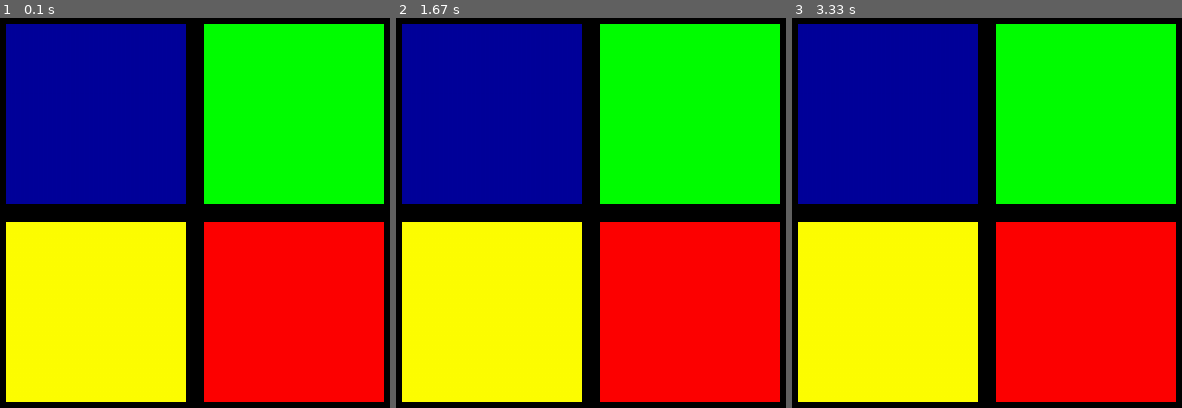
Above: before the commit, frames 1-3 (left to right).
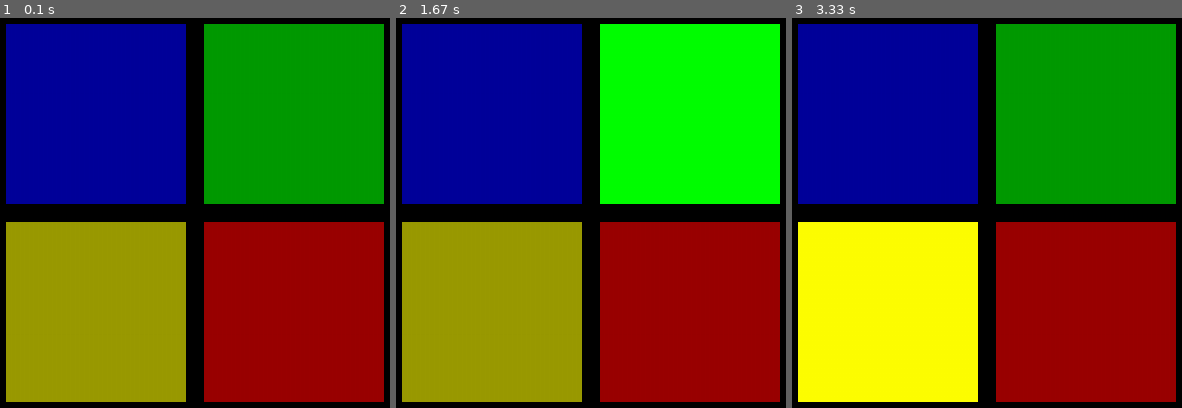
Above: after the commit, the same moments.

Repository: KKBrown23/Making-Games-with-Python-and-PyGame
Game: pygame game, started from chapter_5/app.py
Two runs of this game, one before a commit and one after it. Both use one fixed random seed, a clock stepped at 60 frames per second and the inputs below.
Inputs:
- Up to frame 1 (0.1 s): no input
- Up to frame 2 (1.67 s): no input
- Up to frame 3 (3.33 s): no input

The runs differ from the first frame. In frame 1, 64% of the frame differs, in the area x 1-99%, y 1-99%; in frame 2, 43%; in frame 3, 43%.

Commit message:
lightning done

Diff:
--- a/chapter_5/app.py
+++ b/chapter_5/app.py
@@ -34,17 +34,76 @@
 
 DISPLAYSURF = pygame.display.set_mode((WINDOWWIDTH, WINDOWHEIGHT))
 pygame.draw.rect(DISPLAYSURF, BLUE, ((XMARGIN, YMARGIN),(BUTTONSIZE,BUTTONSIZE)))
-pygame.draw.rect(DISPLAYSURF, BRIGHTGREEN,
+pygame.draw.rect(DISPLAYSURF, GREEN,
                   ((XMARGIN + BUTTONSIZE + BUTTONGAPSIZE,
                     YMARGIN),
                     (BUTTONSIZE,BUTTONSIZE)))
-pygame.draw.rect(DISPLAYSURF, BRIGHTYELLOW, ((XMARGIN, YMARGIN +
+pygame.draw.rect(DISPLAYSURF, YELLOW, ((XMARGIN, YMARGIN +
                                               BUTTONSIZE + BUTTONGAPSIZE),
                                               (BUTTONSIZE,BUTTONSIZE)))
-pygame.draw.rect(DISPLAYSURF, BRIGHTRED, ((XMARGIN + BUTTONSIZE + BUTTONGAPSIZE,
+pygame.draw.rect(DISPLAYSURF, RED, ((XMARGIN + BUTTONSIZE + BUTTONGAPSIZE,
                                            YMARGIN + BUTTONSIZE + BUTTONGAPSIZE),(BUTTONSIZE,BUTTONSIZE)))
 pygame.init()
 clock = pygame.time.Clock()
+pygame.display.update()
+
+# Input: the amount of random moves
+# Calculations: Make a loop that repeats as many times as the amount
+#                   for each repeat:
+#                       generate a random number then add to the array
+#                       range should be 1-4
+# Output: Array of random moves
+array_of_random_moves = []
+
+def random_moves(amount_of_random_moves):
+    for x in range(0, amount_of_random_moves):
+        random_number = random.randint(1,4)
+        array_of_random_moves.append(random_number)
+    return array_of_random_moves
+
+def lighting_squares(array_of_random_moves):
+    for x in range(0, len(array_of_random_moves)):
+        pygame.time.wait(1000)
+        random_move = array_of_random_moves[x]
+        if random_move == 1:
+            pygame.draw.rect(DISPLAYSURF, BRIGHTBLUE, ((XMARGIN, YMARGIN),(BUTTONSIZE,BUTTONSIZE)))
+            pygame.display.update()
+            pygame.time.wait(1000)
+            pygame.draw.rect(DISPLAYSURF, BLUE, ((XMARGIN, YMARGIN),(BUTTONSIZE,BUTTONSIZE)))
+            pygame.display.update()
+
+        if random_move == 2:
+            pygame.draw.rect(DISPLAYSURF, BRIGHTGREEN,
+                  ((XMARGIN + BUTTONSIZE + BUTTONGAPSIZE,
+                    YMARGIN),
+                    (BUTTONSIZE,BUTTONSIZE)))
+            pygame.display.update()
+            pygame.time.wait(1000)
+            pygame.draw.rect(DISPLAYSURF, GREEN,
+                  ((XMARGIN + BUTTONSIZE + BUTTONGAPSIZE,
+                    YMARGIN),
+                    (BUTTONSIZE,BUTTONSIZE)))
+            pygame.display.update()
+        if random_move == 3:
+            pygame.draw.rect(DISPLAYSURF, BRIGHTYELLOW, ((XMARGIN, YMARGIN +
+                                              BUTTONSIZE + BUTTONGAPSIZE),
+                                              (BUTTONSIZE,BUTTONSIZE)))
+            pygame.display.update()
+            pygame.time.wait(1000)
+            pygame.draw.rect(DISPLAYSURF, YELLOW, ((XMARGIN, YMARGIN +
+                                              BUTTONSIZE + BUTTONGAPSIZE),
+                                              (BUTTONSIZE,BUTTONSIZE)))
+
+            pygame.display.update()
+        if random_move == 4:
+            pygame.draw.rect(DISPLAYSURF, BRIGHTRED, ((XMARGIN + BUTTONSIZE + BUTTONGAPSIZE,
+                                           YMARGIN + BUTTONSIZE + BUTTONGAPSIZE),(BUTTONSIZE,BUTTONSIZE)))
+            pygame.display.update()
+            pygame.time.wait(1000)
+            pygame.draw.rect(DISPLAYSURF, RED, ((XMARGIN + BUTTONSIZE + BUTTONGAPSIZE,
+                                           YMARGIN + BUTTONSIZE + BUTTONGAPSIZE),(BUTTONSIZE,BUTTONSIZE)))
+            pygame.display.update()
+lighting_squares(random_moves(5))
 while True:
     clock.tick(FPS)
 
